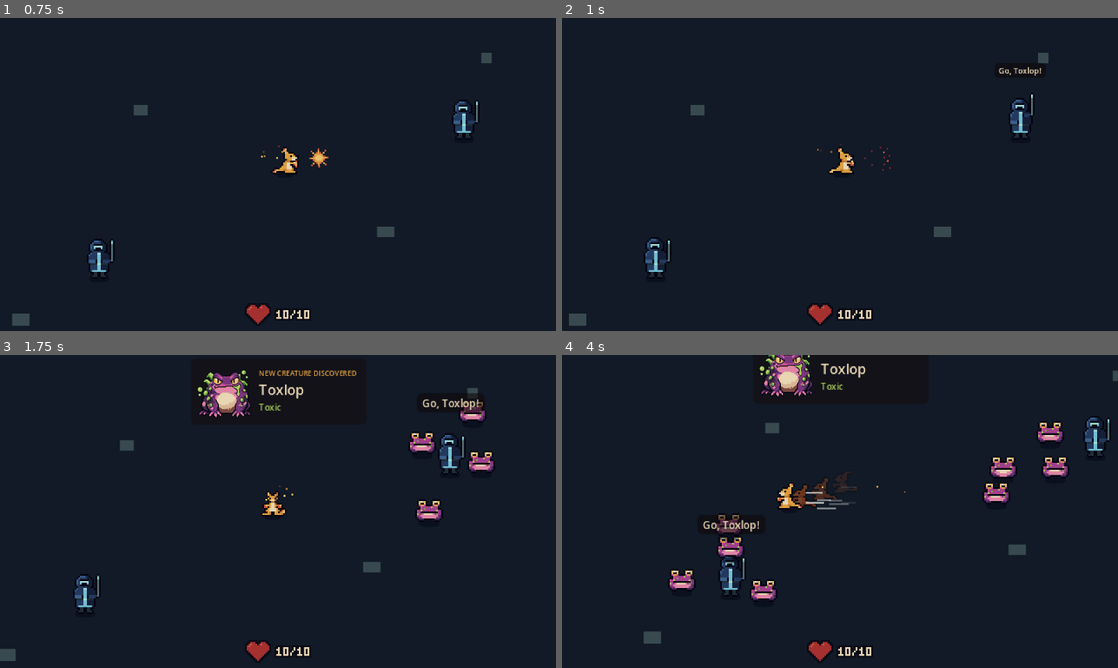
Above: before the commit, frames 1-4 (two rows, left to right).
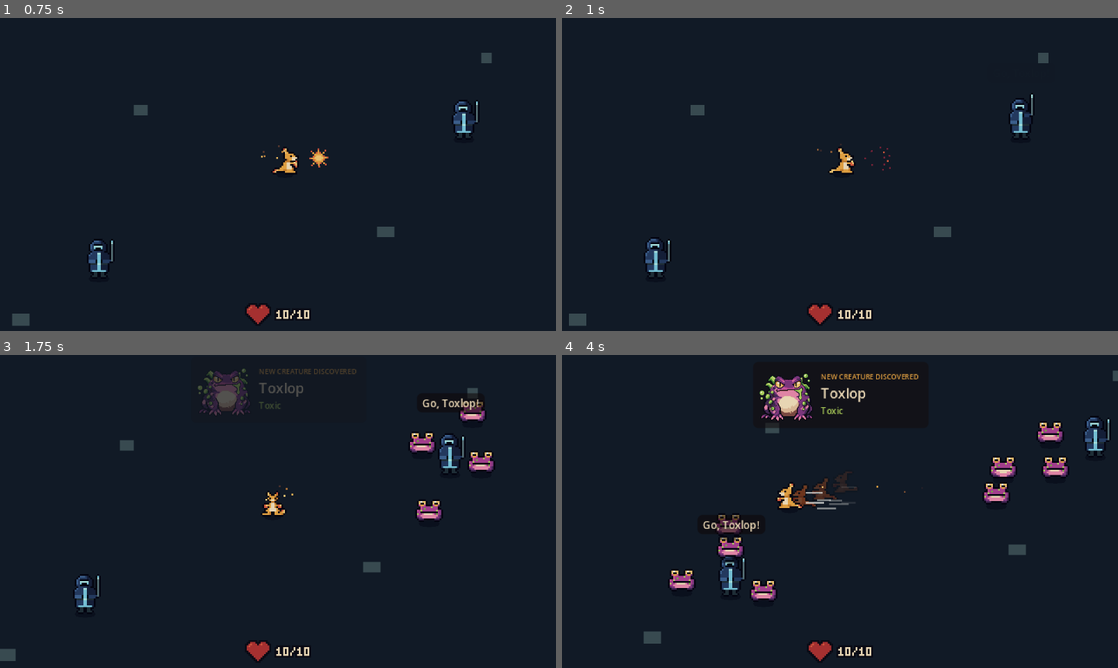
Above: after the commit, the same moments.

Repository: qmkDuran/my-own-art
Game: Godot game, scene res://scenes/main/main.tscn
Two runs of this game, one before a commit and one after it. Both use one fixed random seed, a clock stepped at 60 frames per second and the inputs below.
Inputs (mouse positions are in pixels of both pictures, inside the frame that each line leads up to):
- Up to frame 1 (0.75 s): move the mouse to (400, 158) at 0.52 s; hold D (move_right) from 0.53 s (still down); hold Right mouse button (attack) from 0.53 s (still down); click (400, 158) at 0.67 s
- Up to frame 2 (1 s): keep holding D (move_right); keep holding Right mouse button (attack)
- Up to frame 3 (1.75 s): release D (move_right) at 1.25 s; release Right mouse button (attack) at 1.25 s; drag from (166, 527) to (250, 574) at 1.27 s
- Up to frame 4 (4 s): move the mouse to (895, 442) at 2.02 s; press the mouse at (895, 442) at 2.03 s; hold D (move_right) 2.03-2.75 s; release the mouse at (895, 442) at 2.75 s; drag from (812, 574) to (673, 464) at 2.77 s; move the mouse to (1006, 558) at 3.52 s; hold A (move_left) from 3.53 s (still down); tap Space (dodge) at 3.6 s

Frame 1 is identical in both runs. In frame 2, less than 0.1% of the frame differs, in the area x 78-87%, y 15-19%; in frame 3, 1.4%; in frame 4, 2.1%, in the area x 35-65%, y 0-24%.

Commit message:
Discovery toast and shout fade in and out smoothly
The toast fades in over 0.45s while drifting down 4px, holds, then fades
out over 0.6s drifting back up (sine easing). The shout bubble fades in
while rising slightly instead of popping. Checked by measuring the toast
area's brightness frame by frame in a Godot recording.

Co-Authored-By: Claude Opus 5.5 <noreply@anthropic.com>
Claude-Session: https://claude.ai/code/session_01YABBJVPWvaqtn34m5VQVCp

Diff:
--- a/scripts/ui/discovery_card.gd
+++ b/scripts/ui/discovery_card.gd
@@ -1,6 +1,6 @@
 class_name DiscoveryCard
 extends Control
-## The "NEW CREATURE DISCOVERED" toast: a small, see-through card that slides down from
+## The "NEW CREATURE DISCOVERED" toast: a small, see-through card that gently fades in at
 ## the top-centre with the creature's portrait, name and element, then slides away.
 ## (The full-size portrait belongs in the Creature Log, away from the fight.) The game slows down briefly
 ## (never freezes) so the moment registers while the player keeps control.
@@ -9,6 +9,10 @@
 const SHOW_SECONDS := 2.0
 ## Gap between the top of the screen and the card, in game pixels.
 const TOP_MARGIN := 4.0
+## How far the card drifts while fading, in game pixels.
+const DRIFT := 4.0
+const FADE_IN_SECONDS := 0.45
+const FADE_OUT_SECONDS := 0.6
 const SLOW_MOTION_SCALE := 0.3
 const SLOW_MOTION_SECONDS := 0.5     # real seconds
 
@@ -45,17 +49,21 @@
 	Engine.time_scale = 1.0
 
 
+## Fades in while drifting down a few pixels, waits, then fades out while drifting back up.
 func _slide_in_and_out() -> void:
 	_card.reset_size()
 	_card.position.x = roundf((size.x - _card.size.x) / 2.0)
-	var hidden_y := -_card.size.y - 4.0
-	_card.position.y = hidden_y
+	_card.position.y = TOP_MARGIN - DRIFT
+	_card.modulate.a = 0.0
 	_card.visible = true
-	var slide := create_tween().set_ignore_time_scale(true)
-	slide.tween_property(_card, "position:y", TOP_MARGIN, 0.25).set_trans(Tween.TRANS_CUBIC).set_ease(Tween.EASE_OUT)
-	slide.tween_interval(SHOW_SECONDS)
-	slide.tween_property(_card, "position:y", hidden_y, 0.25).set_trans(Tween.TRANS_CUBIC).set_ease(Tween.EASE_IN)
-	slide.tween_callback(func() -> void: _card.visible = false)
+	var show := create_tween().set_ignore_time_scale(true).set_trans(Tween.TRANS_SINE).set_ease(Tween.EASE_IN_OUT)
+	show.set_parallel()
+	show.tween_property(_card, "modulate:a", 1.0, FADE_IN_SECONDS)
+	show.tween_property(_card, "position:y", TOP_MARGIN, FADE_IN_SECONDS)
+	show.chain().tween_interval(SHOW_SECONDS)
+	show.chain().tween_property(_card, "modulate:a", 0.0, FADE_OUT_SECONDS)
+	show.parallel().tween_property(_card, "position:y", TOP_MARGIN - DRIFT, FADE_OUT_SECONDS)
+	show.chain().tween_callback(func() -> void: _card.visible = false)
 
 
 func _build_card() -> void:
--- a/scripts/ui/speech_bubble.gd
+++ b/scripts/ui/speech_bubble.gd
@@ -1,7 +1,7 @@
 class_name SpeechBubble
 extends Node2D
 ## A short line of speech above a character (e.g. a Warden shouting "Go, Toxlop!").
-## Pops in, stays for a moment, fades out.
+## Fades in, stays for a moment, fades out.
 
 @export var font_size: int = 6
 @export var text_color: Color = Color(0.906, 0.835, 0.702)
@@ -33,9 +33,13 @@
 	await get_tree().process_frame
 	panel.position = Vector2(-panel.size.x / 2.0, -panel.size.y)
 	panel.pivot_offset = Vector2(panel.size.x / 2.0, panel.size.y)
-	panel.scale = Vector2(0.6, 0.6)
-	var pop := create_tween().set_trans(Tween.TRANS_BACK).set_ease(Tween.EASE_OUT)
-	pop.tween_property(panel, "scale", Vector2.ONE, 0.18)
-	pop.tween_interval(seconds)
-	pop.tween_property(panel, "modulate:a", 0.0, 0.25)
-	pop.tween_callback(panel.queue_free)
+	# Fade in while rising slightly, hold, then fade out (no popping).
+	var resting_y := panel.position.y
+	panel.position.y = resting_y + 3.0
+	panel.modulate.a = 0.0
+	var show := create_tween().set_trans(Tween.TRANS_SINE).set_ease(Tween.EASE_IN_OUT).set_parallel()
+	show.tween_property(panel, "modulate:a", 1.0, 0.3)
+	show.tween_property(panel, "position:y", resting_y, 0.3)
+	show.chain().tween_interval(seconds)
+	show.chain().tween_property(panel, "modulate:a", 0.0, 0.4)
+	show.chain().tween_callback(panel.queue_free)
